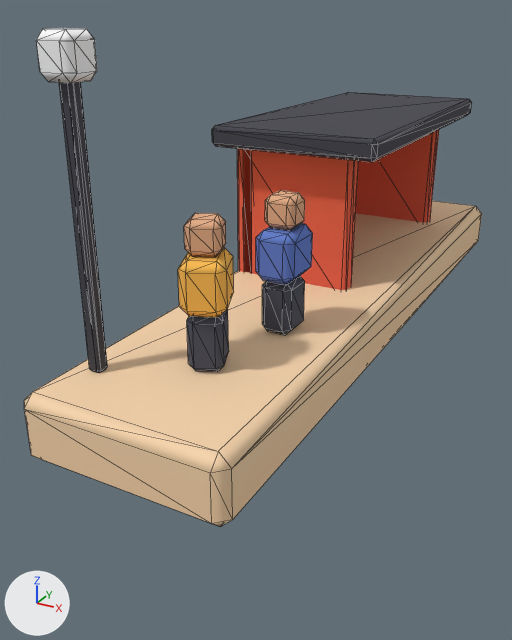
The glTF model public/assets/toycar/set-park-halt.glb as it was, and as the next commit left it.
One viewpoint serves both versions: a camera (50 mm lens) standing at (-0.03, -3.36, 1.59) and looking at (-1.68, -0.36, 0.09). The axes (+X, +Y, +Z) are drawn at lower left. The lights are the same throughout. The first picture is the older version. Mesh edges are drawn as thin lines. Vertices at exactly the same position are counted once.

Objects in the first picture: 'drape_halt'.
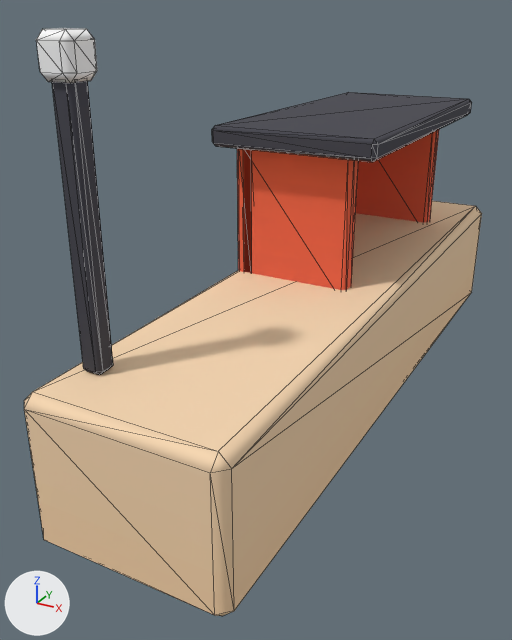
The newer file is also turned or shifted as a whole; pictures and numbers use the older file's frame.

Boxes [x1, y1, x2, y2] around the edits, measured in the pictures (512 x 640 px; the box of a moved part takes in the faces that stretch with it):
```json
{"object": "drape_halt", "change": "reshaped", "before": [24, 28, 482, 527], "after": [24, 28, 482, 616], "on screen": "18% taller"}
{"part": 1, "of": "me_drape_halt", "change": "deleted", "before": [178, 190, 313, 372]}
{"part": 2, "of": "me_drape_halt", "change": "moved or reshaped", "before": [24, 82, 482, 527], "after": [24, 81, 482, 616]}
{"part": 3, "of": "me_drape_halt", "change": "surface changed", "before": [59, 82, 479, 523], "after": [52, 81, 479, 615]}
```

Edits to the scene script, one JSON object a line:
```json
{"block": "me_drape_halt", "where": "# used by ob_drape_halt; location = (-1.45, 0.0, 0.15)"}
{"op": "remove", "block": "me_drape_halt", "code": "me_drape_halt.from_pydata(...)  # 312 vertices, 572 faces; spans x -0.47..0.45, y -1.8..1.8, z -0.15..1.38"}
{"op": "add", "block": "me_drape_halt", "code": "me_drape_halt.from_pydata(...)  # 168 vertices, 308 faces; spans x -0.47..0.45, y -1.8..1.8, z -0.55..1.38"}
{"block": "me_drape_halt", "change": "me_drape_halt part 1: 6 loose pieces with 144 vertices, spanning x -0.07..0.24, y -1.38..-0.68, z 0.15..0.75, are deleted"}
{"block": "me_drape_halt", "change": "me_drape_halt part 2"}
{"block": "me_drape_halt", "change": "12 vertices in x -0.45..0.45, y -1.8..1.8, z -0.15..-0.1 move by (0.0, 0.0, -0.4)"}
{"block": "me_drape_halt", "change": "24 vertices move from x -0.33..-0.27, y -1.53..-1.47, z 0.15..1.25 to x -0.35..-0.25, y -1.55..-1.45, z 0.15..1.25"}
{"block": "me_drape_halt", "change": "me_drape_halt part 3: 222 kept faces spanning x -0.47..0.45, y -1.8..1.8, z -0.5..1.23 get new texture (UV) coordinates"}
```
